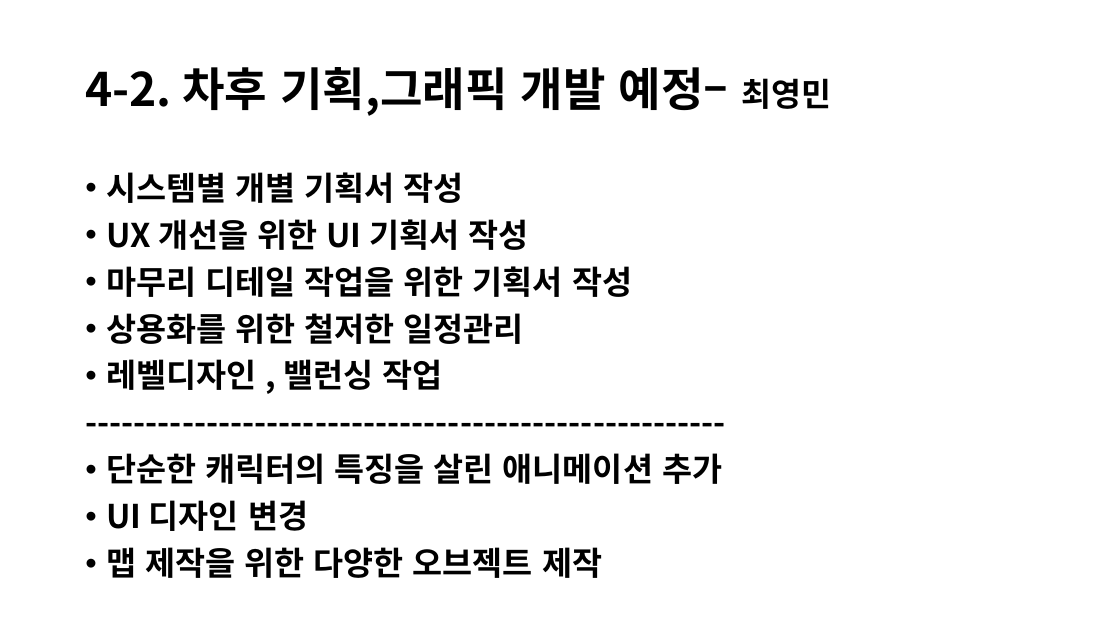
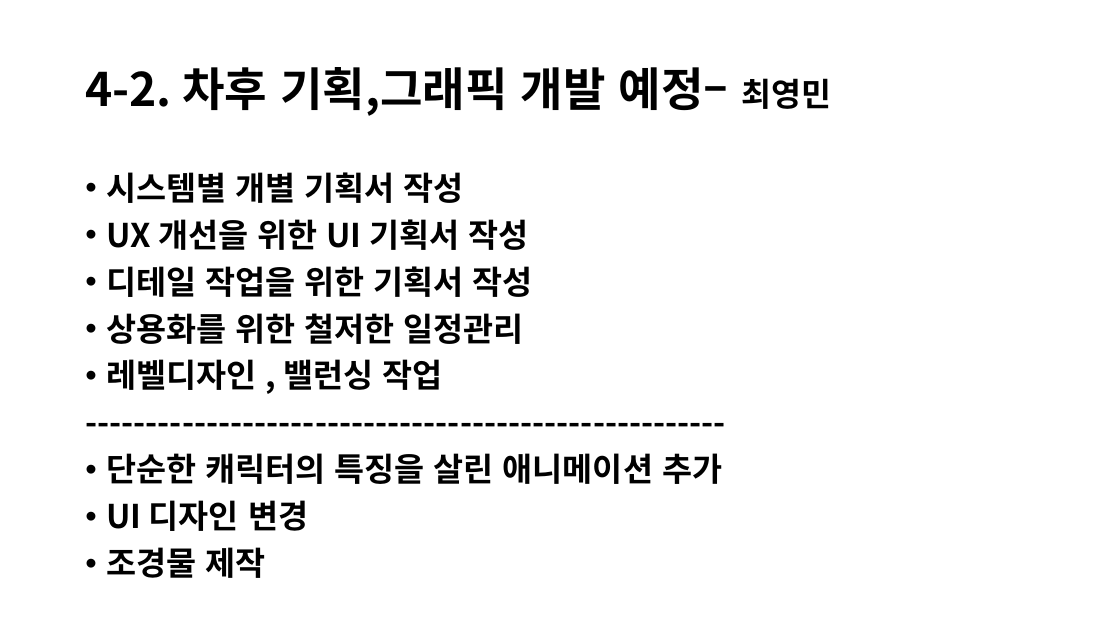
Before and after one commit to JinsooLee-Testing/aww, a slide deck: slide 12 of 기획문서/중간발표/Aww_중간발표.pptx. Drawn at 1120x630 pixels with LibreOffice and Linux fonts; fonts in the diff are those of the drawing; background and template pictures are left out. Boxes give left, top, right and bottom in pixels: in the first picture for what was removed or moved away, otherwise in the second. Text is boxed around its words. In the diff, an @@ line names an element or a change of style, - is before the commit and + after.

```diff
--- a/기획문서/중간발표/Aww_중간발표.pptx
+++ b/기획문서/중간발표/Aww_중간발표.pptx
@@ text at bbox=[106, 266, 533, 297]: text changed @@
-• 마무리 디테일 작업을 위한 기획서 작성
+• 디테일 작업을 위한 기획서 작성
@@ text at bbox=[106, 547, 266, 578]: text changed @@
-• 맵 제작을 위한 다양한 오브젝트 제작
+• 조경물 제작
```
Also in this commit, not shown: 1 other slide changed.
